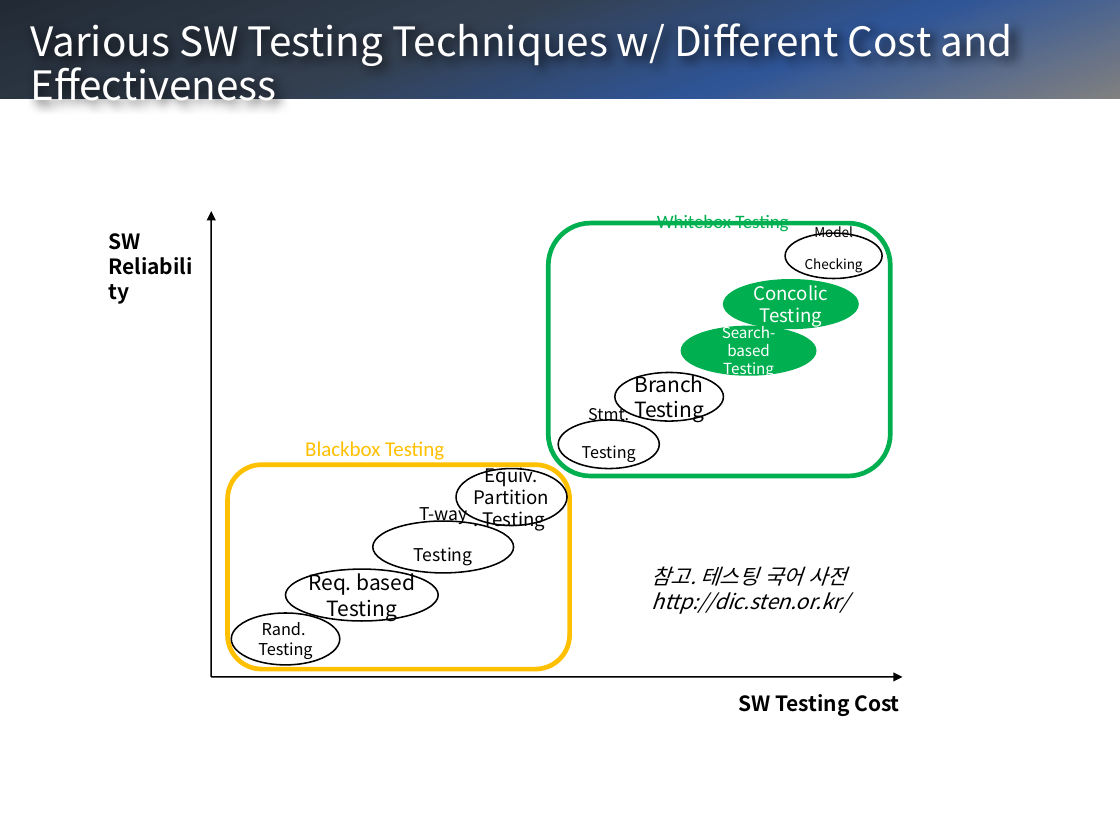
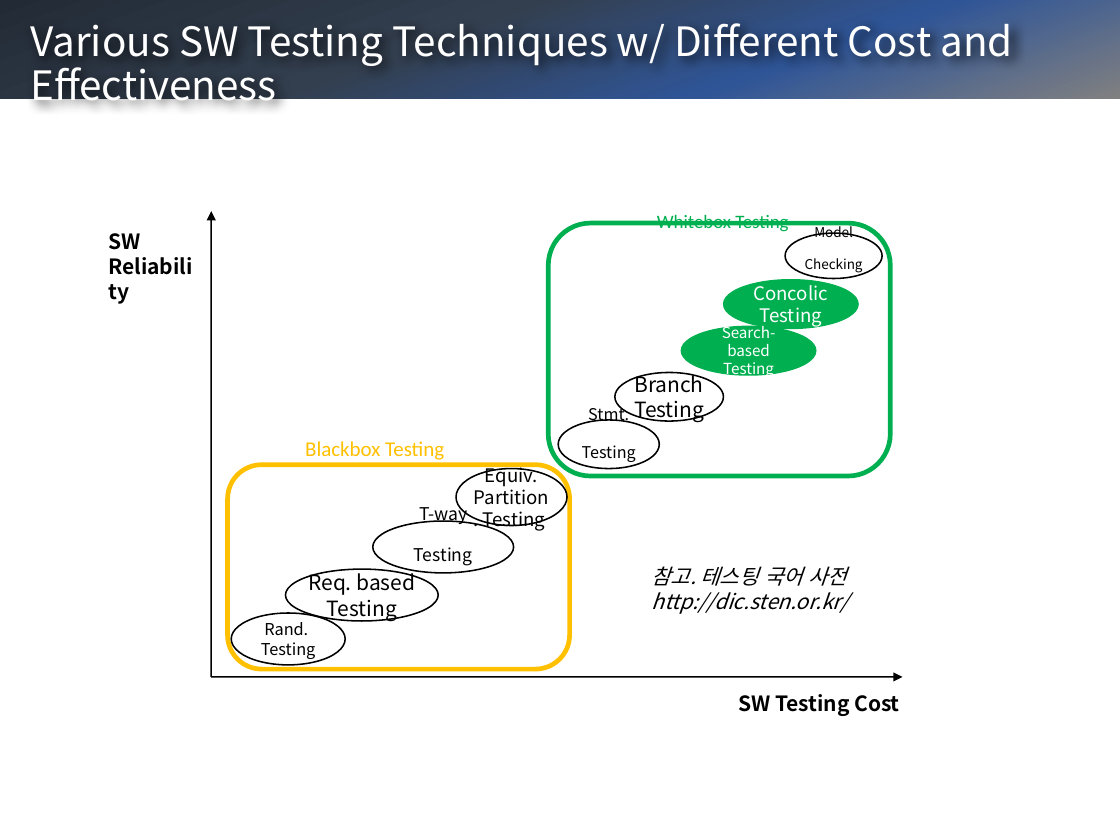
Before and after one commit to swtv-kaist/cs350-fall25, a slide deck: slide 4 of slides/lec22-testing-overview-v3.pptx (slide 5 before the commit). Drawn at 1120x840 pixels with LibreOffice and Linux fonts; fonts in the diff are those of the drawing; background and template pictures are left out. Boxes give left, top, right and bottom in pixels: in the first picture for what was removed or moved away, otherwise in the second. Text is boxed around its words. In the diff, an @@ line names an element or a change of style, - is before the commit and + after.

```diff
--- a/slides/lec22-testing-overview-v3.pptx
+++ b/slides/lec22-testing-overview-v3.pptx
@@ ellipse "Rand. Testing": place and size @@
-ellipse "Rand. Testing" at (231,613,339,664)
+ellipse "Rand. Testing" at (231,613,345,664)
```
Also in this commit, not shown: 2 slides removed, 1 other file.
